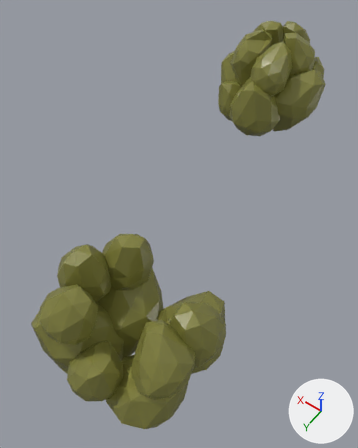
Before and after pictures for a commit that changed the glTF model models/plants-scene2-anim.glb.
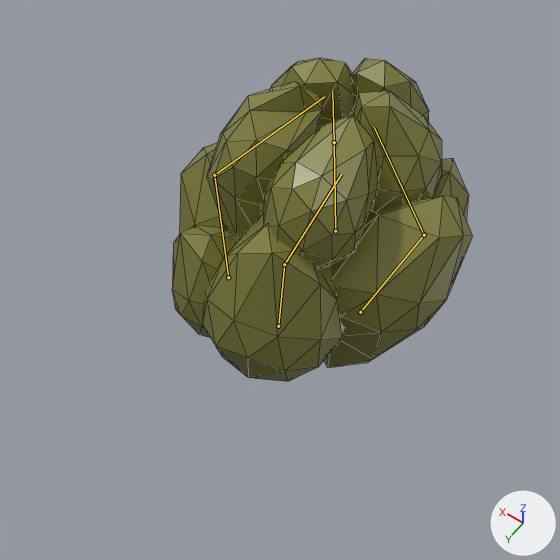
Each version is shown whole from a 50 mm camera at (-1.94, 2.07, 6.78) aimed at (1.09, -2.19, 0.09), then close up on the part from 44% to 100% of the width and 0% to 45% of the height. Every picture has the same lights, and +X, +Y and +Z are marked at lower right. Both versions are drawn at frame 248 of the action 'a-one-seed-juniper.push'; the numbers are the values there. The bones that bend it are drawn over the model as lines in the close-ups. The close-ups show mesh edges as thin lines.

Names of what the first close-up shows: 'One-seed-juniper.animated'.
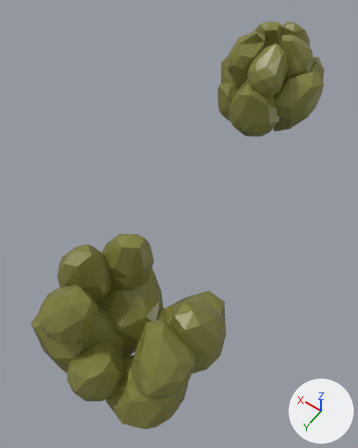
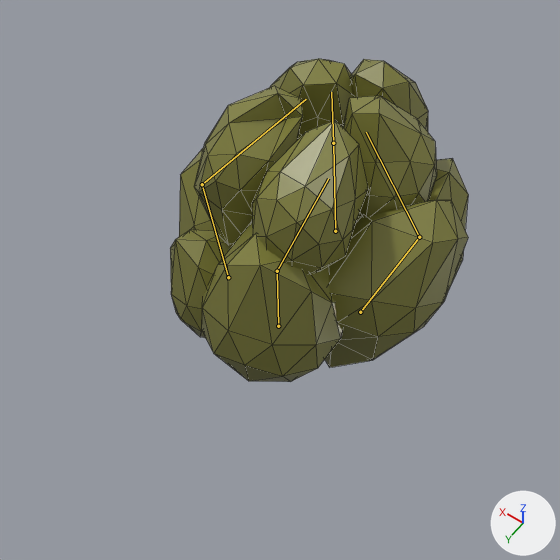
Patch to the scene script:
```diff
--- a/models/plants-scene2-anim.glb.py
+++ b/models/plants-scene2-anim.glb.py
@@ bone_plant_2_9_bottom @@
 bone_plant_2_9_bottom = bpy.data.objects['Armature.one-seed-juniper'].pose.bones['Plant 2-9-bottom']
-bone_plant_2_9_bottom.rotation_quaternion = (0.999, 0.051, -0.005, 0.01)  # degrees (6, -1, 1)
+bone_plant_2_9_bottom.rotation_quaternion = (1.0, 0.0, 0.0, 0.0)  # degrees (0, 0, 0)
@@ bone_plant_2_6_bottom @@
 bone_plant_2_6_bottom = bpy.data.objects['Armature.one-seed-juniper'].pose.bones['Plant 2-6-bottom']
-bone_plant_2_6_bottom.rotation_quaternion = (0.999, 0.032, -0.009, 0.007)  # degrees (4, -1, 1)
+bone_plant_2_6_bottom.rotation_quaternion = (1.0, 0.0, 0.0, 0.0)  # degrees (0, 0, 0)
@@ bone_plant_2_11_bottom @@
 bone_plant_2_11_bottom = bpy.data.objects['Armature.one-seed-juniper'].pose.bones['Plant 2-11-bottom']
-bone_plant_2_11_bottom.rotation_quaternion = (0.998, 0.064, 0.012, 0.02)  # degrees (7, 1, 2)
+bone_plant_2_11_bottom.rotation_quaternion = (1.0, 0.0, 0.0, 0.0)  # degrees (0, 0, 0)
```

Location of each change, [x1, y1, x2, y2] in pixels of the close-ups (560 x 560 px):
'One-seed-juniper.animated', posed: before [172, 58, 473, 381]; after [170, 59, 468, 382]
bone 'Plant 2-9-bottom', root to tip: before (278, 326) to (284, 264); after (278, 326) to (277, 271)
bone 'Plant 2-6-bottom', root to tip: before (360, 312) to (424, 235); after (360, 312) to (419, 237)
bone 'Plant 2-11-bottom', root to tip: before (228, 277) to (214, 175); after (228, 277) to (202, 184)
